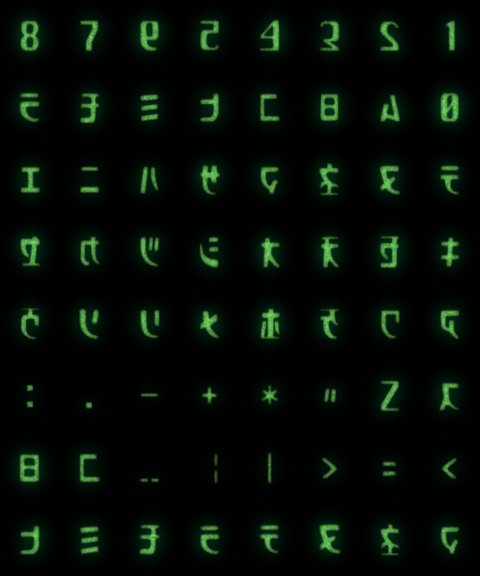
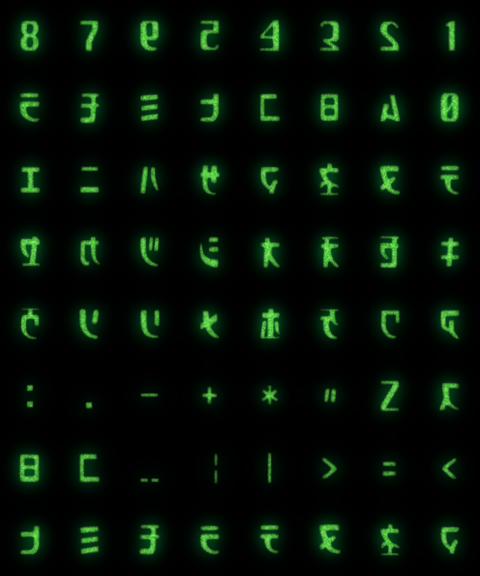
Layered file, before and after one edit (480 × 576). Changes by layer:
showed "Glyphs", blend normal → soft light over [18, 19, 461, 556]
painted on "Glyphs with bloom" over [9, 10, 470, 565]
